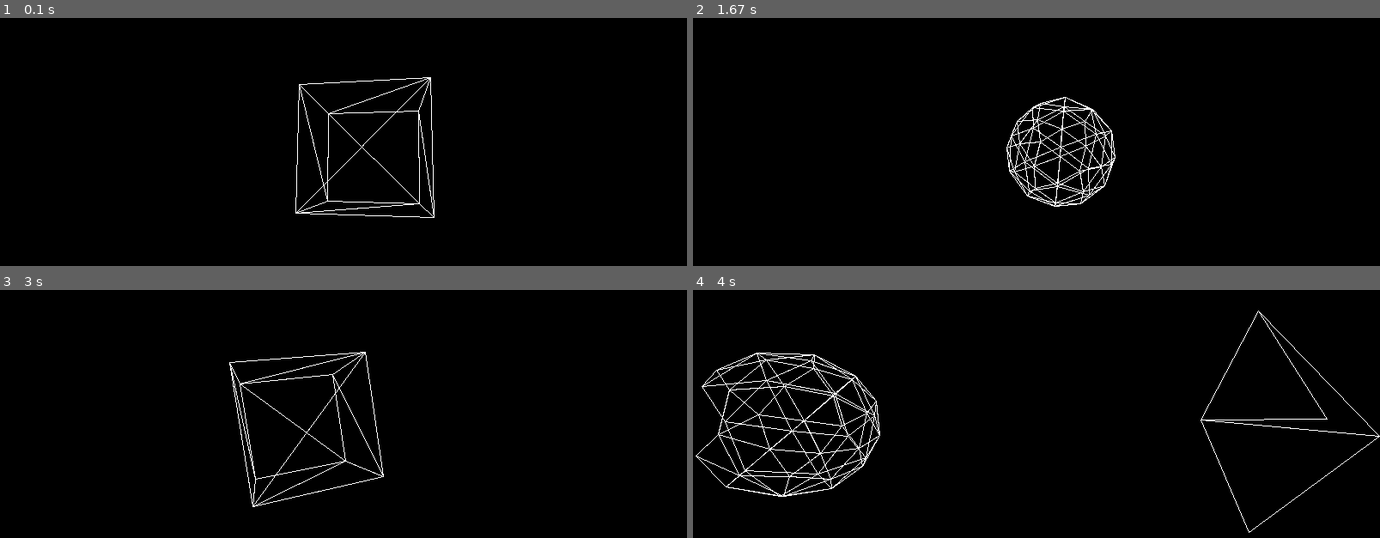
Above: before the commit, frames 1-4 (two rows, left to right).
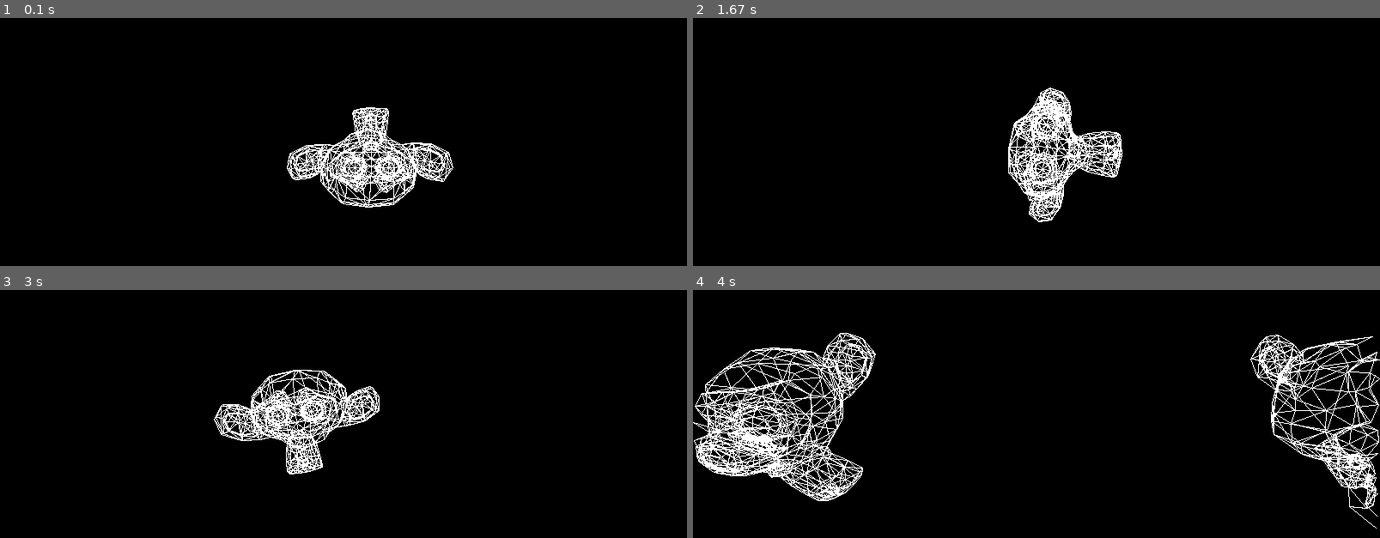
Above: after the commit, the same moments.

Repository: 0010200303/pygame-software-renderer
Game: pygame game, started from main.py
The game is run twice, just before and just after one commit, with the same random seed, the same clock (stepped at 60 frames per second) and the same inputs.
Inputs:
- Up to frame 1 (0.1 s): no input
- Up to frame 2 (1.67 s): no input
- Up to frame 3 (3 s): tap Enter every 0.33 s from 1.83 to 2.83 s
- Up to frame 4 (4 s): tap Enter at 3.17, 3.5, 3.83 s

The runs differ from the first frame. In frame 1, 3.8% of the frame differs, in the area x 41-66%, y 23-81%; in frame 2, 3.2%; in frame 3, 3.7%; in frame 4, 9.2%, in the area x 0-100%, y 8-98%.

Commit message:
replaced everything w/ suzanne mesh for perf test

Diff:
--- a/main.py
+++ b/main.py
@@ -16,30 +16,30 @@
 
 objects   = [
     GameObject(
-        'cube',
+        'suzanne',
         Transform(vec3(0.0, 0.0, -5.0), vec3(0.0, 0.0, 0.0), vec3.one()),
-        Mesh.load_obj('meshes/cube.obj'),
+        Mesh.load_obj('meshes/suzanne.obj'),
         Transform(vec3.zero(), vec3(0.0, 1.0, 1.0), vec3.zero()),
         (255, 255, 255)
     ),
     GameObject(
-        'cube',
+        'suzanne',
         Transform(vec3(0.0, 0.0, 5.0), vec3(0.0, 0.0, 0.0), vec3.one()),
-        Mesh.load_obj('meshes/cube.obj'),
+        Mesh.load_obj('meshes/suzanne.obj'),
         Transform(vec3.zero(), vec3(1.0, 1.0, 0.0), vec3.zero()),
         (255, 255, 255)
     ),
     GameObject(
-        'icosphere',
+        'suzanne',
         Transform(vec3(5.0, 0.0, 0.0), vec3(0.0, 0.0, 0.0), vec3.one()),
-        Mesh.load_obj('meshes/icosphere.obj'),
+        Mesh.load_obj('meshes/suzanne.obj'),
         Transform(vec3.zero(), vec3(1.0, 1.0, 0.0), vec3.zero()),
         (255, 255, 255)
     ),
     GameObject(
-        'icosphere',
+        'suzanne',
         Transform(vec3(-5.0, 0.0, 0.0), vec3(0.0, 0.0, 0.0), vec3.one()),
-        Mesh.load_obj('meshes/icosphere.obj'),
+        Mesh.load_obj('meshes/suzanne.obj'),
         Transform(vec3.zero(), vec3(1.0, 1.0, 0.0), vec3.zero()),
         (255, 255, 255)
     )
